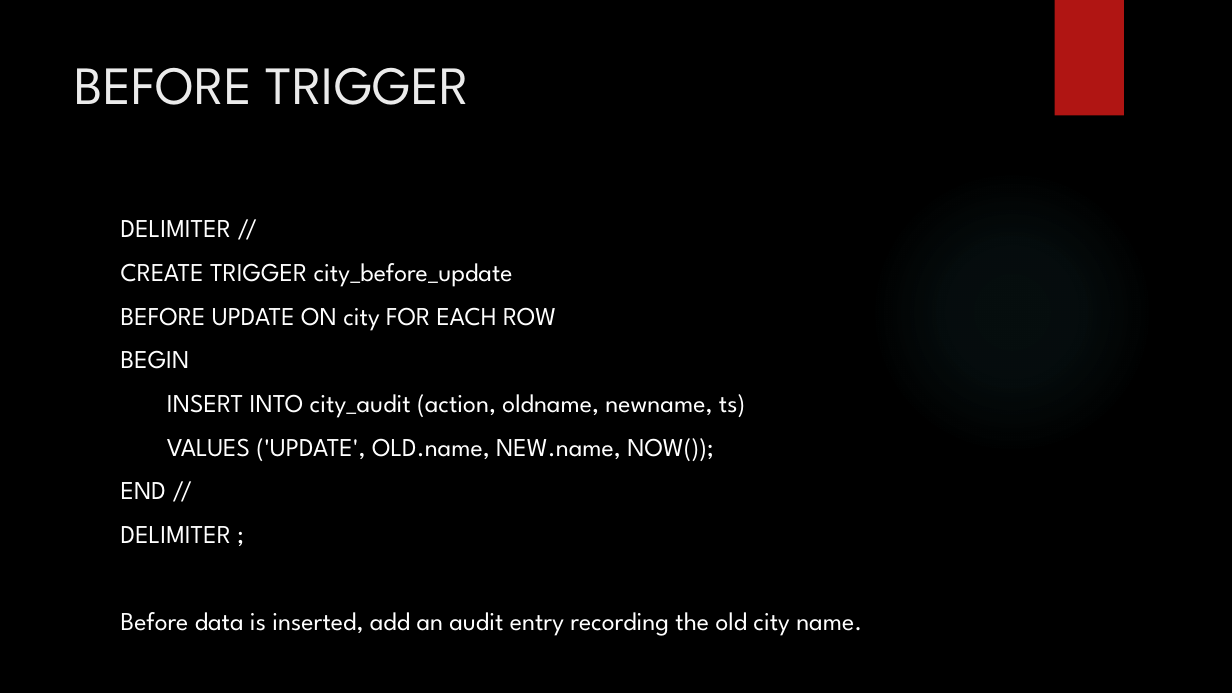
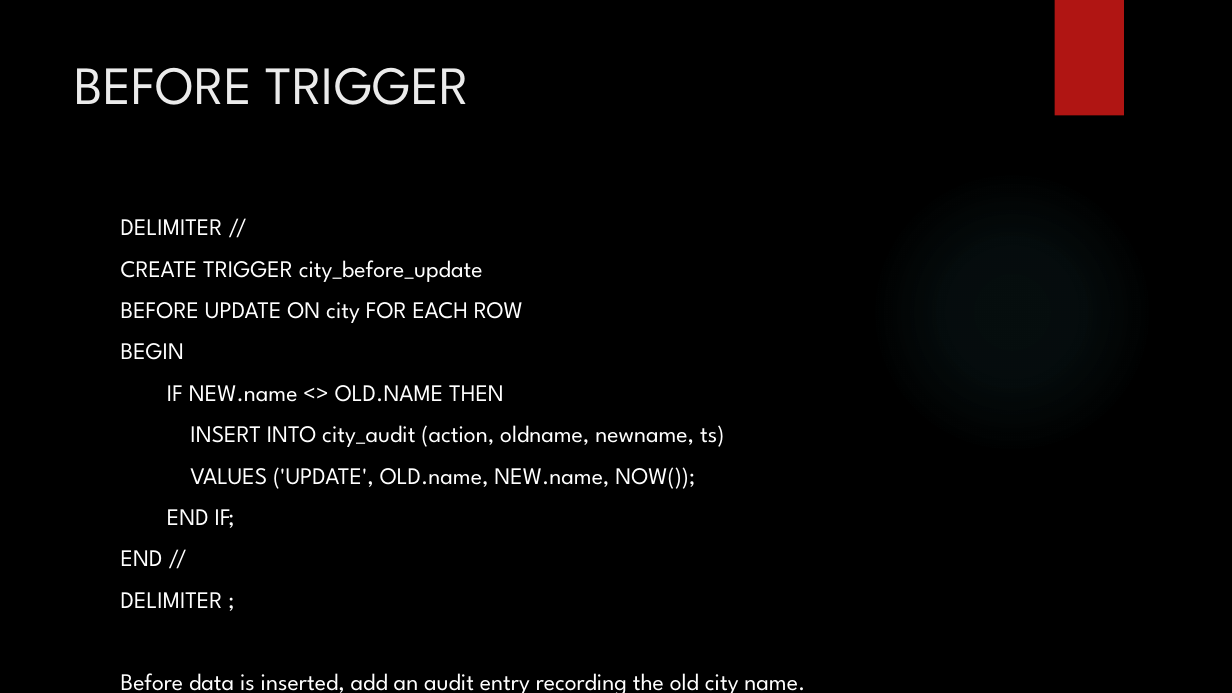
Before and after one commit to zedfoxus/database-bootcamp, a slide deck: slide 54 of Presentation/Database-Bootcamp-Presentation.pptx. Drawn at 1232x693 pixels with LibreOffice and Linux fonts; fonts in the diff are those of the drawing; background and template pictures are left out. Boxes give left, top, right and bottom in pixels: in the first picture for what was removed or moved away, otherwise in the second. Text is boxed around its words. In the diff, an @@ line names an element or a change of style, - is before the commit and + after.

Commit message:
More triggers

```diff
--- a/Presentation/Database-Bootcamp-Presentation.pptx
+++ b/Presentation/Database-Bootcamp-Presentation.pptx
@@ text at (121,219,805,693): size 20 to 18.5 pt in "DELIMITER //", "CREATE TRIGGER city_before_update", "BEFORE UPDATE ON city FOR EACH ROW", "BEGIN" and 5 more places @@
@@ text at (167,385,504,402): paragraph added @@
+IF NEW.name <> OLD.NAME THEN
@@ text at (167,509,235,528): paragraph added @@
+END IF;
```
Also in this commit, not shown: 2 slides added.
